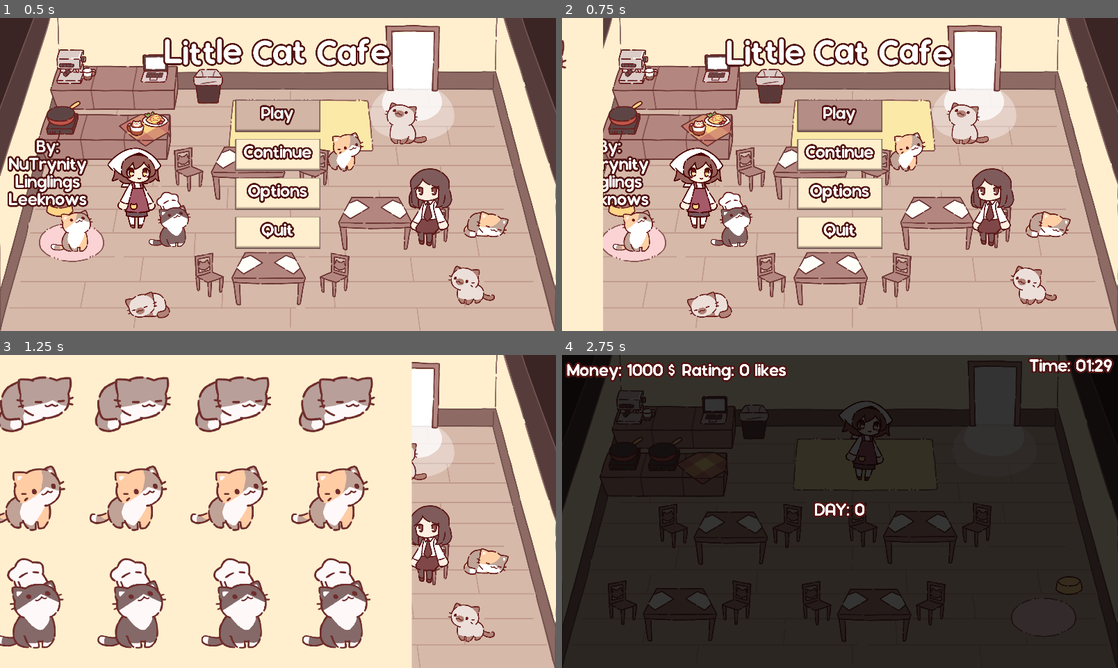
Above: before the commit, frames 1-4 (two rows, left to right).
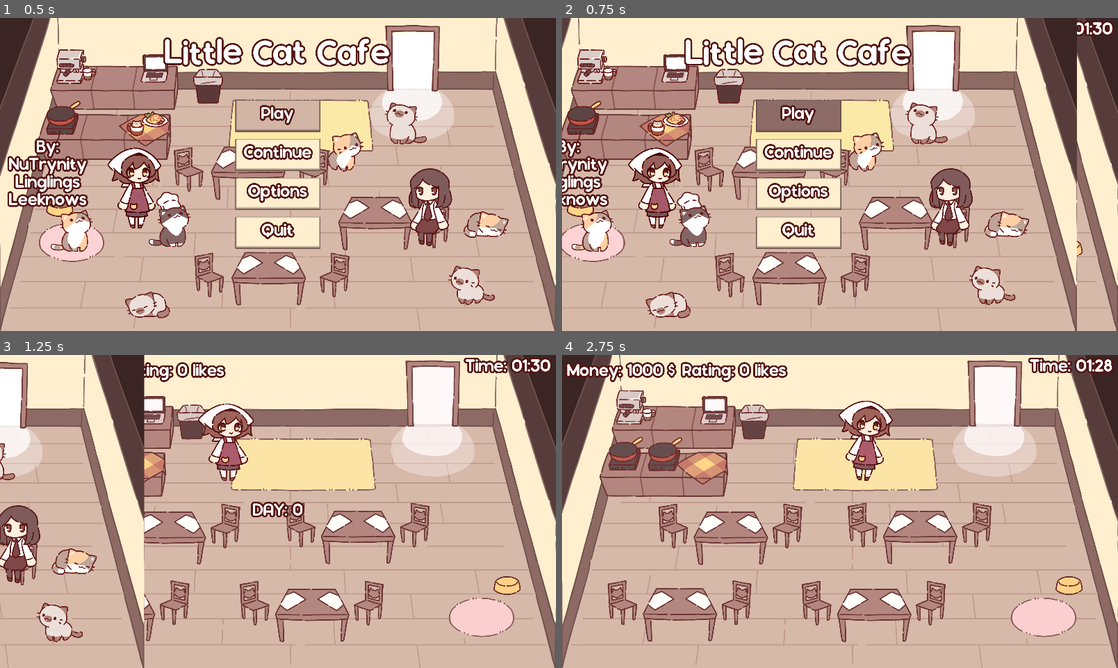
Above: after the commit, the same moments.

Repository: NuTrynity/Little-Cat-Cafe
Game: Godot game, scene res://Nodes/UI/main_menu.tscn
Two runs of this game, one before a commit and one after it. Both use one fixed random seed, a clock stepped at 60 frames per second and the inputs below.
Inputs (mouse positions are in pixels of both pictures, inside the frame that each line leads up to):
- Up to frame 1 (0.5 s): no input
- Up to frame 2 (0.75 s): click "Play" at 0.5 s
- Up to frame 3 (1.25 s): no input
- Up to frame 4 (2.75 s): click (840, 452) at 1.25 s, where only the run before the commit has a clickable "Play"; move the mouse to (962, 495) at 2.02 s; hold Right (move_right) from 2.03 s (still down); hold E (interact) from 2.03 s (still down); click (962, 495) at 2.17 s

Frame 1 is identical in both runs. In frame 2, 51% of the frame differs, in the area x 0-99%, y 0-100%; in frame 3, 70%; in frame 4, 98%, in the area x 0-100%, y 0-100%.

Commit message:
changed the transition animation code

Diff:
--- a/Nodes/UI/game_condition.tscn
+++ b/Nodes/UI/game_condition.tscn
@@ -110,31 +110,31 @@
 tracks/1/type = "value"
 tracks/1/imported = false
 tracks/1/enabled = true
-tracks/1/path = NodePath("DayLabel:modulate")
+tracks/1/path = NodePath("DayLabel:position")
 tracks/1/interp = 1
 tracks/1/loop_wrap = true
 tracks/1/keys = {
 "times": PackedFloat32Array(0),
 "transitions": PackedFloat32Array(1),
 "update": 0,
-"values": [Color(1, 1, 1, 1)]
+"values": [Vector2(1164, 686)]
 }
 tracks/2/type = "value"
 tracks/2/imported = false
 tracks/2/enabled = true
-tracks/2/path = NodePath("DayLabel:position")
+tracks/2/path = NodePath("DayLabel:visible")
 tracks/2/interp = 1
 tracks/2/loop_wrap = true
 tracks/2/keys = {
 "times": PackedFloat32Array(0),
 "transitions": PackedFloat32Array(1),
-"update": 0,
-"values": [Vector2(1164, 686)]
+"update": 1,
+"values": [false]
 }
 tracks/3/type = "value"
 tracks/3/imported = false
 tracks/3/enabled = true
-tracks/3/path = NodePath("DayLabel:visible")
+tracks/3/path = NodePath("Background:visible")
 tracks/3/interp = 1
 tracks/3/loop_wrap = true
 tracks/3/keys = {
@@ -146,7 +146,7 @@
 tracks/4/type = "value"
 tracks/4/imported = false
 tracks/4/enabled = true
-tracks/4/path = NodePath("Background:visible")
+tracks/4/path = NodePath("ConditionText:visible")
 tracks/4/interp = 1
 tracks/4/loop_wrap = true
 tracks/4/keys = {
@@ -158,46 +158,34 @@
 tracks/5/type = "value"
 tracks/5/imported = false
 tracks/5/enabled = true
-tracks/5/path = NodePath("ConditionText:visible")
+tracks/5/path = NodePath("ConditionText:anchors_preset")
 tracks/5/interp = 1
 tracks/5/loop_wrap = true
 tracks/5/keys = {
 "times": PackedFloat32Array(0),
 "transitions": PackedFloat32Array(1),
 "update": 1,
-"values": [false]
+"values": [8]
 }
 tracks/6/type = "value"
 tracks/6/imported = false
 tracks/6/enabled = true
-tracks/6/path = NodePath("ConditionText:anchors_preset")
+tracks/6/path = NodePath("ConditionText:modulate")
 tracks/6/interp = 1
 tracks/6/loop_wrap = true
 tracks/6/keys = {
 "times": PackedFloat32Array(0),
 "transitions": PackedFloat32Array(1),
-"update": 1,
-"values": [8]
+"update": 0,
+"values": [Color(1, 1, 1, 1)]
 }
 tracks/7/type = "value"
 tracks/7/imported = false
 tracks/7/enabled = true
-tracks/7/path = NodePath("ConditionText:modulate")
+tracks/7/path = NodePath("ConditionText:scale")
 tracks/7/interp = 1
 tracks/7/loop_wrap = true
 tracks/7/keys = {
-"times": PackedFloat32Array(0),
-"transitions": PackedFloat32Array(1),
-"update": 0,
-"values": [Color(1, 1, 1, 1)]
-}
-tracks/8/type = "value"
-tracks/8/imported = false
-tracks/8/enabled = true
-tracks/8/path = NodePath("ConditionText:scale")
-tracks/8/interp = 1
-tracks/8/loop_wrap = true
-tracks/8/keys = {
 "times": PackedFloat32Array(0),
 "transitions": PackedFloat32Array(1),
 "update": 0,
@@ -210,43 +198,43 @@
 tracks/0/type = "value"
 tracks/0/imported = false
 tracks/0/enabled = true
-tracks/0/path = NodePath("Background:modulate")
-tracks/0/interp = 2
+tracks/0/path = NodePath("DayLabel:position")
+tracks/0/interp = 1
 tracks/0/loop_wrap = true
 tracks/0/keys = {
 "times": PackedFloat32Array(0, 1.5, 2),
 "transitions": PackedFloat32Array(1, 1, 1),
 "update": 0,
-"values": [Color(1, 1, 1, 1), Color(1, 1, 1, 1), Color(1, 1, 1, 0)]
+"values": [Vector2(1164, 686), Vector2(1164, 686), Vector2(1164, 343)]
 }
 tracks/1/type = "value"
 tracks/1/imported = false
 tracks/1/enabled = true
-tracks/1/path = NodePath("DayLabel:modulate")
-tracks/1/interp = 2
+tracks/1/path = NodePath("ConditionText:visible")
+tracks/1/interp = 1
 tracks/1/loop_wrap = true
 tracks/1/keys = {
-"times": PackedFloat32Array(0, 1.5, 2),
-"transitions": PackedFloat32Array(1, 1, 1),
-"update": 0,
-"values": [Color(1, 1, 1, 1), Color(1, 1, 1, 1), Color(1, 1, 1, 0)]
+"times": PackedFloat32Array(0),
+"transitions": PackedFloat32Array(1),
+"update": 1,
+"values": [false]
 }
 tracks/2/type = "value"
 tracks/2/imported = false
 tracks/2/enabled = true
-tracks/2/path = NodePath("DayLabel:position")
+tracks/2/path = NodePath("DayLabel:visible")
 tracks/2/interp = 1
 tracks/2/loop_wrap = true
 tracks/2/keys = {
-"times": PackedFloat32Array(0, 1.5, 2),
-"transitions": PackedFloat32Array(1, 1, 1),
-"update": 0,
-"values": [Vector2(1164, 686), Vector2(1164, 686), Vector2(1164, 343)]
+"times": PackedFloat32Array(0, 2),
+"transitions": PackedFloat32Array(1, 1),
+"update": 1,
+"values": [true, false]
 }
 tracks/3/type = "value"
 tracks/3/imported = false
 tracks/3/enabled = true
-tracks/3/path = NodePath("ConditionText:visible")
+tracks/3/path = NodePath("Background:visible")
 tracks/3/interp = 1
 tracks/3/loop_wrap = true
 tracks/3/keys = {
@@ -254,30 +242,6 @@
 "transitions": PackedFloat32Array(1),
 "update": 1,
 "values": [false]
-}
-tracks/4/type = "value"
-tracks/4/imported = false
-tracks/4/enabled = true
-tracks/4/path = NodePath("DayLabel:visible")
-tracks/4/interp = 1
-tracks/4/loop_wrap = true
-tracks/4/keys = {
-"times": PackedFloat32Array(0, 2),
-"transitions": PackedFloat32Array(1, 1),
-"update": 1,
-"values": [true, false]
-}
-tracks/5/type = "value"
-tracks/5/imported = false
-tracks/5/enabled = true
-tracks/5/path = NodePath("Background:visible")
-tracks/5/interp = 1
-tracks/5/loop_wrap = true
-tracks/5/keys = {
-"times": PackedFloat32Array(0),
-"transitions": PackedFloat32Array(1),
-"update": 1,
-"values": [true]
 }
 
 [sub_resource type="AnimationLibrary" id="AnimationLibrary_edh6i"]
@@ -340,10 +304,10 @@
 anchor_top = 0.5
 anchor_right = 0.5
 anchor_bottom = 0.5
-offset_left = 1164.0
-offset_top = 686.0
-offset_right = 1396.0
-offset_bottom = 754.0
+offset_left = -116.0
+offset_top = -34.0
+offset_right = 116.0
+offset_bottom = 34.0
 grow_horizontal = 2
 grow_vertical = 2
 pivot_offset = Vector2(116, 34)
--- a/Nodes/UI/result_screen.tscn
+++ b/Nodes/UI/result_screen.tscn
@@ -52,7 +52,7 @@
 
 [node name="Label" type="Label" parent="CenterContainer/PanelContainer/Screen/Money"]
 layout_mode = 2
-text = "Money"
+text = "Money Earned"
 
 [node name="Money" type="Label" parent="CenterContainer/PanelContainer/Screen/Money"]
 unique_name_in_owner = true
@@ -81,6 +81,10 @@
 theme_override_styles/fill = SubResource("StyleBoxFlat_sfa2f")
 value = 50.0
 
+[node name="Control" type="Control" parent="CenterContainer/PanelContainer/Screen"]
+layout_mode = 2
+size_flags_vertical = 3
+
 [node name="NextDay" type="Button" parent="CenterContainer/PanelContainer/Screen"]
 layout_mode = 2
 size_flags_horizontal = 4
--- a/Nodes/UI/scene_changer.tscn
+++ b/Nodes/UI/scene_changer.tscn
@@ -1,143 +1,41 @@
-[gd_scene load_steps=7 format=3 uid="uid://dn3fvhtc8samh"]
+[gd_scene load_steps=5 format=3 uid="uid://dn3fvhtc8samh"]
 
 [ext_resource type="Script" path="res://Scripts/UIScripts/scene_changer.gd" id="1_0kng0"]
-[ext_resource type="Texture2D" uid="uid://bvheucgrwgje5" path="res://Sprites/transition_images/experimental_transition.png" id="2_l3gmt"]
 
-[sub_resource type="Animation" id="Animation_hqbcy"]
-resource_name = "RESET"
+[sub_resource type="Animation" id="Animation_h8aye"]
+resource_name = "slide_left"
 tracks/0/type = "value"
 tracks/0/imported = false
 tracks/0/enabled = true
-tracks/0/path = NodePath("BG:modulate")
+tracks/0/path = NodePath("Sprite:position")
+tracks/0/interp = 2
+tracks/0/loop_wrap = true
+tracks/0/keys = {
+"times": PackedFloat32Array(0, 1),
+"transitions": PackedFloat32Array(1, 1),
+"update": 0,
+"values": [Vector2(0, 0), Vector2(-2560, 0)]
+}
+
+[sub_resource type="Animation" id="Animation_6314q"]
+length = 0.001
+tracks/0/type = "value"
+tracks/0/imported = false
+tracks/0/enabled = true
+tracks/0/path = NodePath("Sprite:position")
 tracks/0/interp = 1
 tracks/0/loop_wrap = true
 tracks/0/keys = {
 "times": PackedFloat32Array(0),
 "transitions": PackedFloat32Array(1),
 "update": 0,
-"values": [Color(0.317647, 0.0784314, 0.0745098, 0)]
-}
-tracks/1/type = "value"
-tracks/1/imported = false
-tracks/1/enabled = true
-tracks/1/path = NodePath("TextureRect:anchors_preset")
-tracks/1/interp = 1
-tracks/1/loop_wrap = true
-tracks/1/keys = {
-"times": PackedFloat32Array(0),
-"transitions": PackedFloat32Array(1),
-"update": 1,
-"values": [15]
-}
-tracks/2/type = "value"
-tracks/2/imported = false
-tracks/2/enabled = true
-tracks/2/path = NodePath("TextureRect:size")
-tracks/2/interp = 1
-tracks/2/loop_wrap = true
-tracks/2/keys = {
-"times": PackedFloat32Array(0),
-"transitions": PackedFloat32Array(1),
-"update": 0,
-"values": [Vector2(2560, 1440)]
-}
-tracks/3/type = "value"
-tracks/3/imported = false
-tracks/3/enabled = true
-tracks/3/path = NodePath("TextureRect:position")
-tracks/3/interp = 1
-tracks/3/loop_wrap = true
-tracks/3/keys = {
-"times": PackedFloat32Array(0),
-"transitions": PackedFloat32Array(1),
-"update": 0,
-"values": [Vector2(-2560, 0)]
-}
-tracks/4/type = "value"
-tracks/4/imported = false
-tracks/4/enabled = true
-tracks/4/path = NodePath("TextureRect:visible")
-tracks/4/interp = 1
-tracks/4/loop_wrap = true
-tracks/4/keys = {
-"times": PackedFloat32Array(0),
-"transitions": PackedFloat32Array(1),
-"update": 1,
-"values": [false]
+"values": [Vector2(0, 0)]
 }
 
-[sub_resource type="Animation" id="Animation_wycht"]
-resource_name = "dissolve"
-length = 0.5
-tracks/0/type = "value"
-tracks/0/imported = false
-tracks/0/enabled = true
-tracks/0/path = NodePath("BG:modulate")
-tracks/0/interp = 2
-tracks/0/loop_wrap = true
-tracks/0/keys = {
-"times": PackedFloat32Array(0, 0.5),
-"transitions": PackedFloat32Array(1, 1),
-"update": 0,
-"values": [Color(0.317647, 0.0784314, 0.0745098, 0), Color(0.317647, 0.0784314, 0.0745098, 1)]
-}
-
-[sub_resource type="Animation" id="Animation_qqooj"]
-resource_name = "slide_left"
-tracks/0/type = "value"
-tracks/0/imported = false
-tracks/0/enabled = true
-tracks/0/path = NodePath("TextureRect:anchors_preset")
-tracks/0/interp = 1
-tracks/0/loop_wrap = true
-tracks/0/keys = {
-"times": PackedFloat32Array(0),
-"transitions": PackedFloat32Array(1),
-"update": 1,
-"values": [15]
-}
-tracks/1/type = "value"
-tracks/1/imported = false
-tracks/1/enabled = true
-tracks/1/path = NodePath("TextureRect:size")
-tracks/1/interp = 1
-tracks/1/loop_wrap = true
-tracks/1/keys = {
-"times": PackedFloat32Array(0),
-"transitions": PackedFloat32Array(1),
-"update": 0,
-"values": [Vector2(2560, 1440)]
-}
-tracks/2/type = "value"
-tracks/2/imported = false
-tracks/2/enabled = true
-tracks/2/path = NodePath("TextureRect:position")
-tracks/2/interp = 2
-tracks/2/loop_wrap = true
-tracks/2/keys = {
-"times": PackedFloat32Array(0, 1),
-"transitions": PackedFloat32Array(1, 1),
-"update": 0,
-"values": [Vector2(-2560, 0), Vector2(0, 0)]
-}
-tracks/3/type = "value"
-tracks/3/imported = false
-tracks/3/enabled = true
-tracks/3/path = NodePath("TextureRect:visible")
-tracks/3/interp = 1
-tracks/3/loop_wrap = true
-tracks/3/keys = {
-"times": PackedFloat32Array(0),
-"transitions": PackedFloat32Array(1),
-"update": 1,
-"values": [true]
-}
-
-[sub_resource type="AnimationLibrary" id="AnimationLibrary_78dot"]
+[sub_resource type="AnimationLibrary" id="AnimationLibrary_ygw6a"]
 _data = {
-"RESET": SubResource("Animation_hqbcy"),
-"dissolve": SubResource("Animation_wycht"),
-"slide_left": SubResource("Animation_qqooj")
+"RESET": SubResource("Animation_6314q"),
+"slide_left": SubResource("Animation_h8aye")
 }
 
 [node name="SceneChanger" type="CanvasLayer"]
@@ -145,28 +43,10 @@
 layer = 99
 script = ExtResource("1_0kng0")
 
-[node name="BG" type="ColorRect" parent="."]
-modulate = Color(0.317647, 0.0784314, 0.0745098, 0)
-anchors_preset = 15
-anchor_right = 1.0
-anchor_bottom = 1.0
-grow_horizontal = 2
-grow_vertical = 2
-mouse_filter = 2
-
-[node name="TextureRect" type="TextureRect" parent="."]
-visible = false
-anchors_preset = 15
-anchor_right = 1.0
-anchor_bottom = 1.0
-offset_left = -2560.0
-offset_bottom = 1440.0
-grow_horizontal = 2
-grow_vertical = 2
-size_flags_horizontal = 4
-texture = ExtResource("2_l3gmt")
+[node name="Sprite" type="Sprite2D" parent="."]
+centered = false
 
 [node name="Animations" type="AnimationPlayer" parent="."]
 libraries = {
-"": SubResource("AnimationLibrary_78dot")
+"": SubResource("AnimationLibrary_ygw6a")
 }
--- a/Scripts/CharacterScripts/NPC.gd
+++ b/Scripts/CharacterScripts/NPC.gd
@@ -183,15 +183,11 @@
 
 func spawn_label():
 	var price_label = meal_price_label.instantiate()
-	price_label.price = str(GlobalScript.meal_types[meal_i_want]["price"] * multiply_meal_price())
+	price_label.price = str(GlobalScript.meal_types[meal_i_want]["price"])
 	price_label.position = global_position
 	price_label.position.y -= 360 #just on her head
 	price_label.position.x -= price_label.size.x / 2
 	get_parent().add_child(price_label)
-
-func multiply_meal_price():
-	var multipier : float = (patience * 1.1) / 100
-	return multipier
 
 func grab_meal(meal):
 	var sit_area = aiMvt.target as SitArea
@@ -215,7 +211,7 @@
 
 	spawn_label()
 	GlobalScript.inventory[meal_i_want]["count"] -= 1
-	GlobalScript.cash_on_hand += GlobalScript.meal_types[meal_i_want]["price"] * multiply_meal_price()
+	GlobalScript.cash_on_hand += GlobalScript.meal_types[meal_i_want]["price"]
 	player_resources.adjust_rating(player_resources.rating_increase_amt, patience_bar)
 
 '''
--- a/Scripts/UIScripts/game_condition.gd
+++ b/Scripts/UIScripts/game_condition.gd
@@ -28,5 +28,5 @@
 	game_manager._reset()
 
 	await get_tree().create_timer(5).timeout
-	SceneChanger.change_scene("res://Nodes/UI/result_screen.tscn", "dissolve")
+	SceneChanger.change_scene("res://Nodes/UI/result_screen.tscn", "slide_left")
 	AudioManager.play_sound(victory_sfx)
--- a/Scripts/UIScripts/pause_menu.gd
+++ b/Scripts/UIScripts/pause_menu.gd
@@ -41,7 +41,7 @@
 	AudioManager.play_sound(click)
 
 func _on_yes_pressed():
-	SceneChanger.change_scene("res://Nodes/UI/main_menu.tscn", "dissolve")
+	SceneChanger.change_scene("res://Nodes/UI/main_menu.tscn", "slide_left")
 	AudioManager.play_sound(click)
 
 func _on_no_pressed():
--- a/Scripts/UIScripts/scene_changer.gd
+++ b/Scripts/UIScripts/scene_changer.gd
@@ -1,9 +1,12 @@
 extends CanvasLayer
 
 @onready var animations = $Animations
+@onready var sprite = $Sprite
 
-func change_scene(target : String, animation : String) -> void:
-	animations.play(animation)
-	await animations.animation_finished
+func change_scene(target : String, anim : String):
+	var img = get_viewport().get_texture().get_image()
+	var screenshot = ImageTexture.create_from_image(img)
+	img.flip_y()
+	sprite.texture = screenshot
+	animations.play(anim)
 	get_tree().change_scene_to_file(target)
-	animations.play_backwards(animation)
